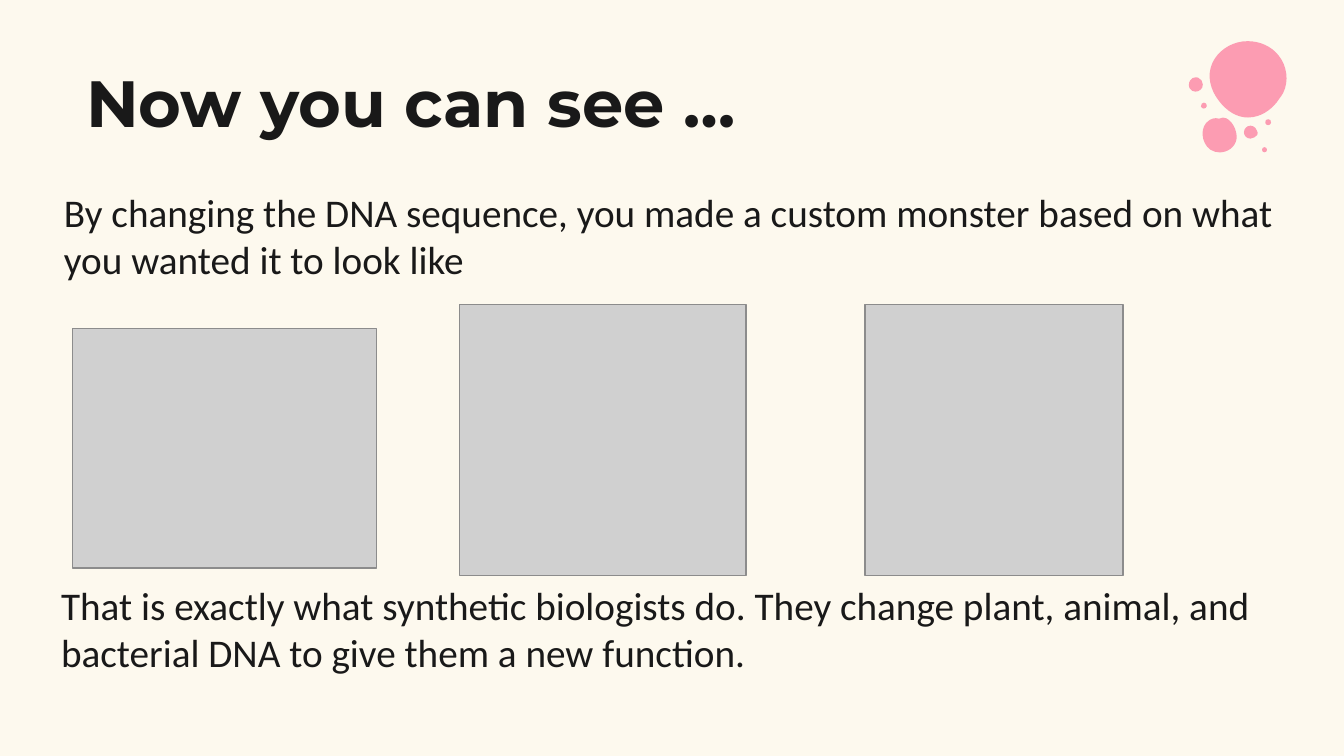
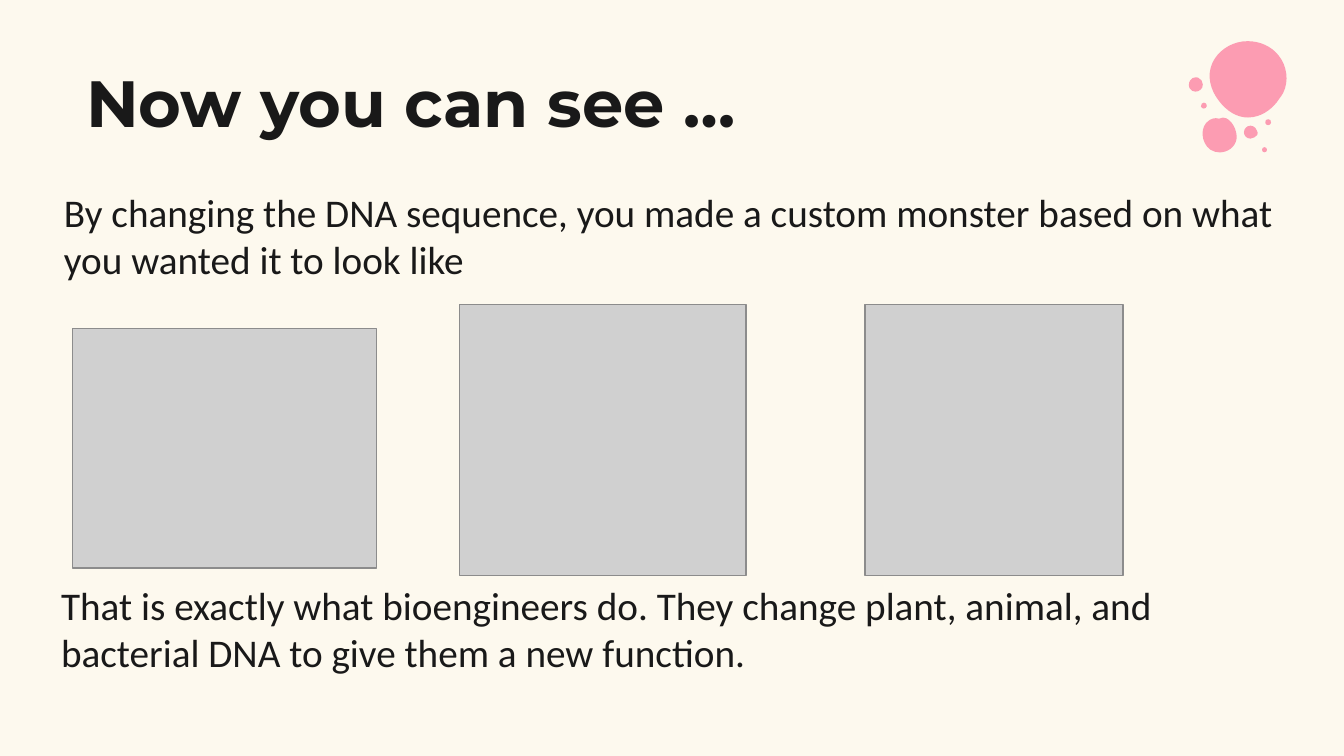
Before and after one commit to genehackers-education/genehackers-education.github.io, a slide deck: slide 12 of downloads/Lesson_5_Monster_Genetics.pptx. Drawn at 1344x756 pixels with LibreOffice and Linux fonts; fonts in the diff are those of the drawing; grey boxes stand for pictures. Boxes give left, top, right and bottom in pixels: in the first picture for what was removed or moved away, otherwise in the second. Text is boxed around its words. In the diff, an @@ line names an element or a change of style, - is before the commit and + after.

```diff
--- a/downloads/Lesson_5_Monster_Genetics.pptx
+++ b/downloads/Lesson_5_Monster_Genetics.pptx
@@ text at (61, 592, 1151, 674): text changed @@
-That is exactly what synthetic biologists do. They change plant, animal, and bacterial DNA to give them a new function.
+That is exactly what bioengineers do. They change plant, animal, and bacterial DNA to give them a new function.
```
Also in this commit, not shown: 1 other slide changed, 28 other files.
